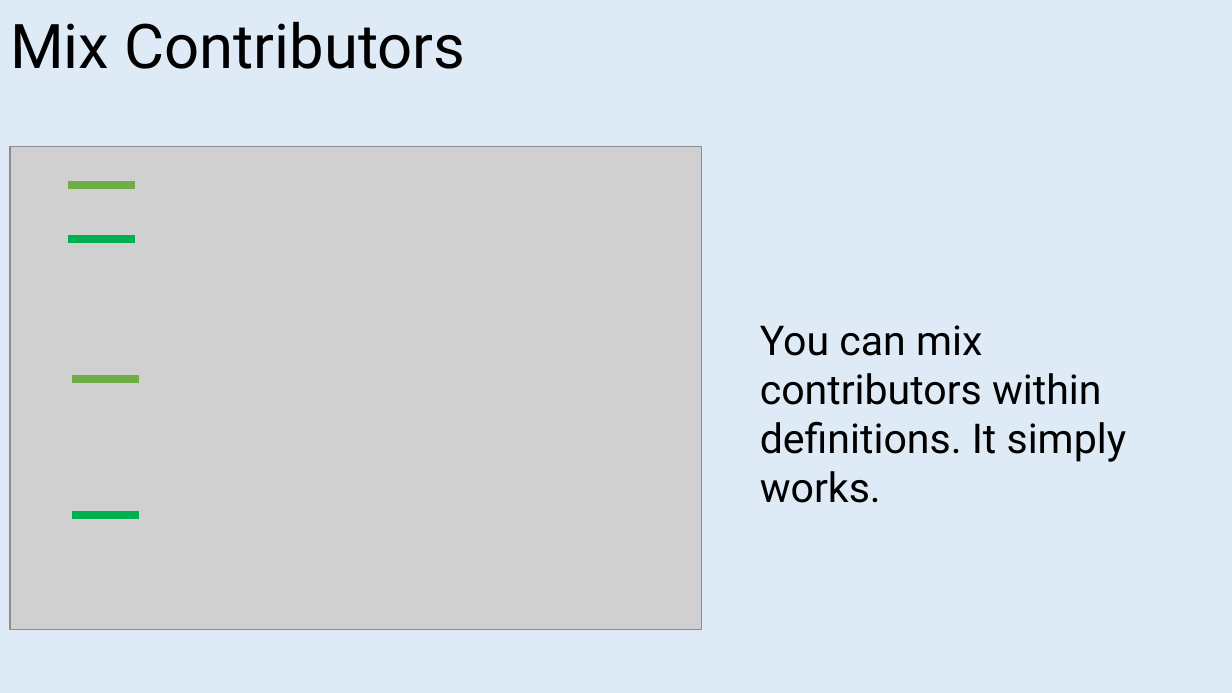
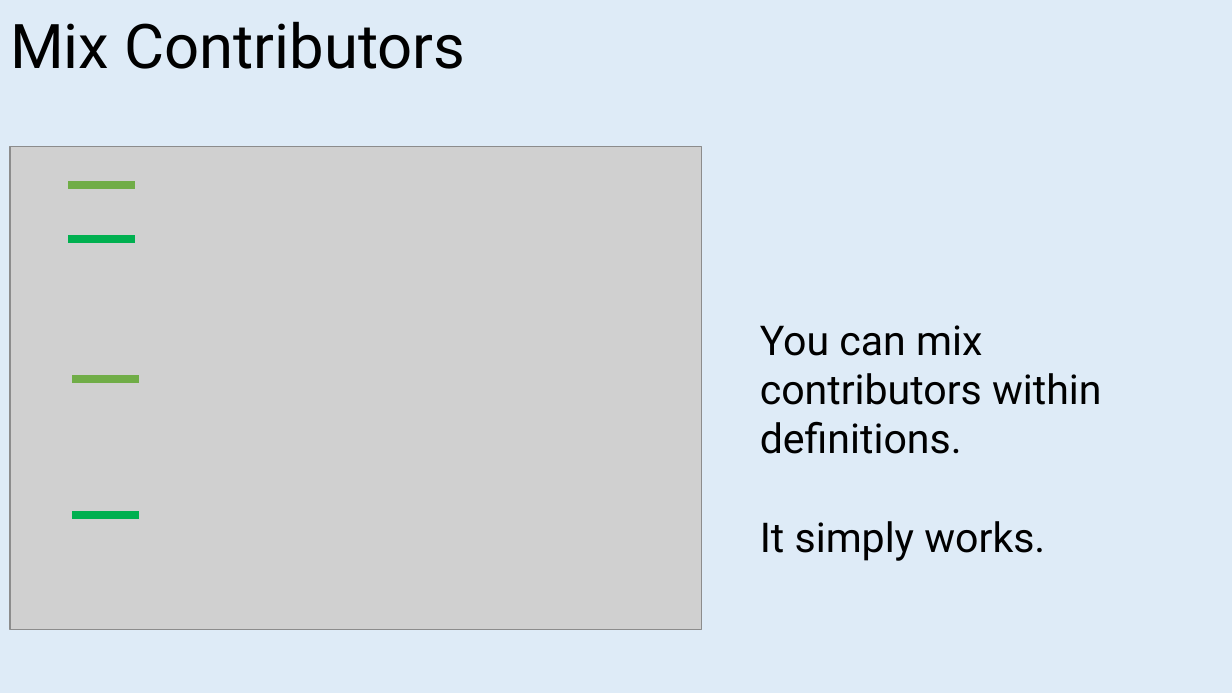
Before and after one commit to jeromerg/NCase, a slide deck: slide 11 of src/NCase.Doc/intern/ReadmeCaroussel.pptx (slide 7 before the commit). Drawn at 1232x693 pixels with LibreOffice and Linux fonts; fonts in the diff are those of the drawing; grey boxes stand for pictures. Boxes give left, top, right and bottom in pixels: in the first picture for what was removed or moved away, otherwise in the second. Text is boxed around its words. In the diff, an @@ line names an element or a change of style, - is before the commit and + after.

```diff
--- a/src/NCase.Doc/intern/ReadmeCaroussel.pptx
+++ b/src/NCase.Doc/intern/ReadmeCaroussel.pptx
@@ text at (x1=760, y1=325, x2=1102, y2=561): text changed @@
-You can mix contributors within definitions. It simply works.
+You can mix contributors within definitions.
+It simply works.
```
Also in this commit, not shown: 11 other slides changed, 1 slide added, 3 slides removed, 5 other files.
